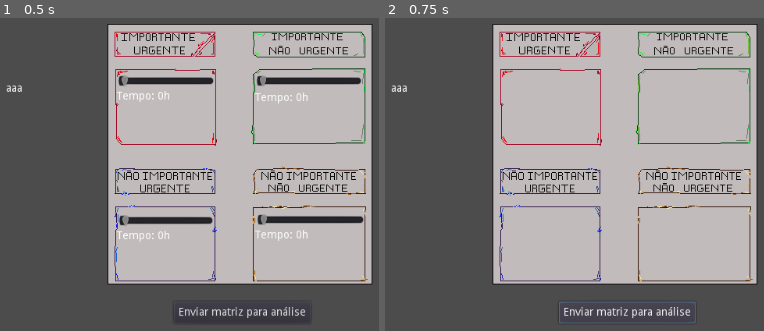
Above: before the commit, frames 1-2 (left to right).
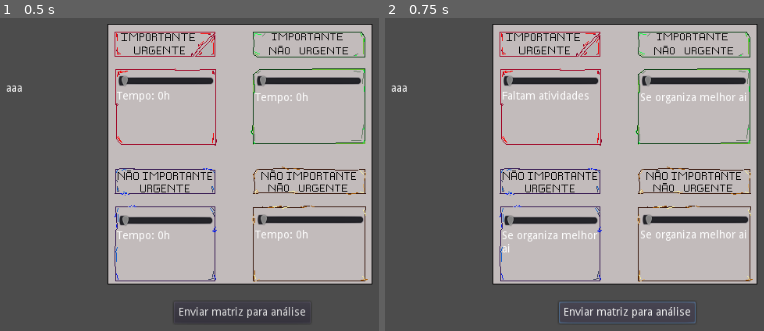
Above: after the commit, the same moments.

Repository: 2023M1T9-Inteli/grupo2
Game: Godot game, scene res://Node2D.tscn
Same seed, same stepped clock (60 frames per second), same inputs: the game is played once before the commit and once after it.
Inputs:
- Up to frame 1 (0.5 s): no input
- Up to frame 2 (0.75 s): click "Enviar matriz para análise" at 0.5 s

Frame 1 is identical in both runs. In frame 2, 3.6% of the frame differs, in the area x 31-97%, y 18-76%.

Commit message:
Atualização na matriz

Diff:
--- a/Matriz de Eisenhower/Node2D.gd
+++ b/Matriz de Eisenhower/Node2D.gd
@@ -47,10 +47,34 @@
 
 
 func _on_Button_pressed():
-	$HSlider.hide()
-	$HSlider2.hide()
-	$HSlider3.hide()
-	$HSlider4.hide()
+
+	if impUrg > 6:
+		$HSlider/Label.text ="Bombeiro"
+	elif impUrg < 4:
+		$HSlider/Label.text = "Faltam atividades"
+	else:
+		$HSlider/Label.text = "Carai meno ta perfeito viado"
+
+	if impNurg > 15:
+		$HSlider2/Label2.text = "Ta organizado ate demais paizao"
+	elif impNurg < 13:
+		$HSlider2/Label2.text = "Se organiza melhor ai"
+	else:
+		$HSlider2/Label2.text = "Carai meno ta perfeito viado"
+
+	if nImpUrg > 5:
+		$HSlider3/Label3.text = "Ta organizado ate demais paizao"
+	elif nImpUrg < 3:
+		$HSlider3/Label3.text = "Se organiza melhor ai"
+	else:
+		$HSlider3/Label3.text = "Carai meno ta perfeito viado"
+
+	if nImpNurg > 2:
+		$HSlider4/Label4.text = "Ta organizado ate demais paizao"
+	elif nImpNurg < 1:
+		$HSlider4/Label4.text = "Se organiza melhor ai"
+	else:
+		$HSlider4/Label4.text = "Carai meno ta perfeito viado"
 
 #	verificaUrgImp()
 #	verificaNurgImp()
--- a/Matriz de Eisenhower/Node2D.tscn
+++ b/Matriz de Eisenhower/Node2D.tscn
@@ -22,6 +22,7 @@
 margin_right = 124.0
 margin_bottom = 70.0
 text = "Tempo: 0h"
+autowrap = true
 
 [node name="HSlider2" type="HSlider" parent="." groups=["sliders"]]
 margin_left = 504.0
@@ -35,6 +36,7 @@
 margin_right = 136.0
 margin_bottom = 72.0
 text = "Tempo: 0h"
+autowrap = true
 
 [node name="HSlider3" type="HSlider" parent="." groups=["sliders"]]
 margin_left = 328.0
@@ -48,6 +50,7 @@
 margin_right = 122.0
 margin_bottom = 70.0
 text = "Tempo: 0h"
+autowrap = true
 
 [node name="HSlider4" type="HSlider" parent="." groups=["sliders"]]
 margin_left = 505.0
@@ -61,6 +64,7 @@
 margin_right = 137.0
 margin_bottom = 70.0
 text = "Tempo: 0h"
+autowrap = true
 
 [node name="Label" type="Label" parent="."]
 margin_left = 183.0
